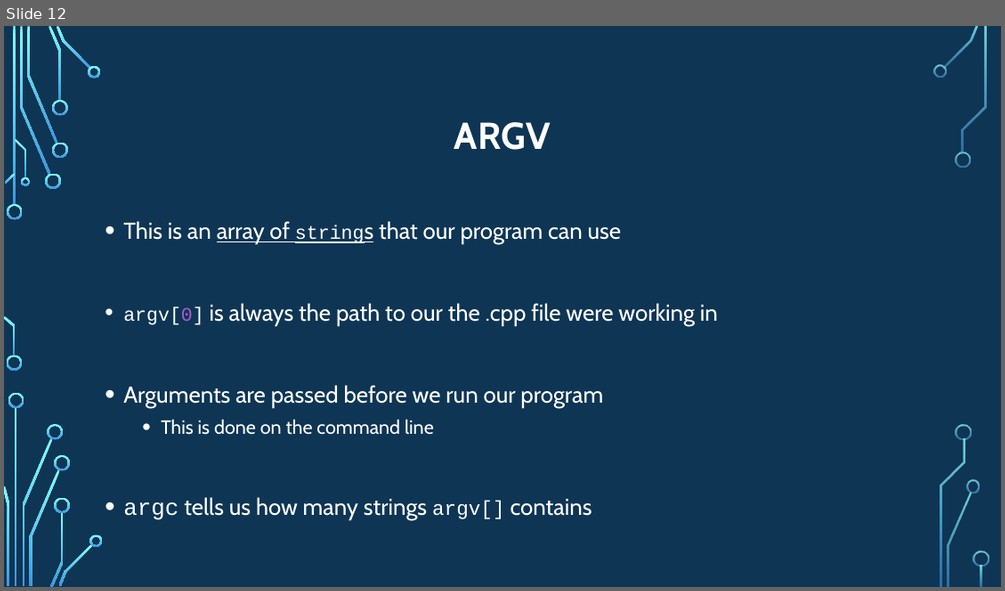
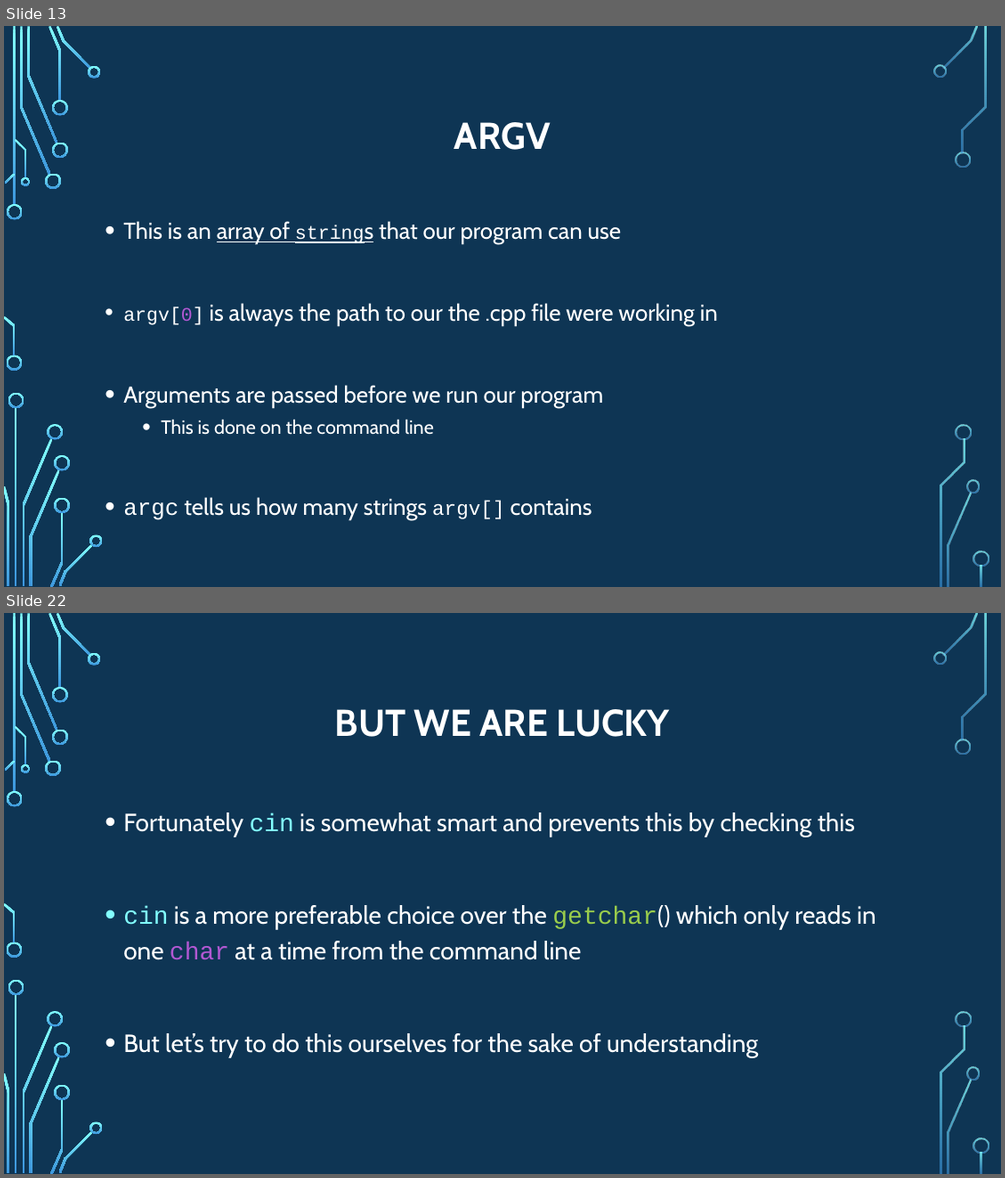
Before and after one commit to psypdt/ZIS_C-_Summer_Course_2019, a slide deck: Day_4/Day_4.pptx. Shown one above the other, each under a label of ours: slide 12 before the commit, slides 13 and 22 after it; the slides between them are not shown. The pictures are 1005x591 and 1005x1178 pixels, drawn with LibreOffice and Linux fonts; fonts in the diff are those of the drawing; background and template pictures are left out. Boxes give left, top, right and bottom in pixels: in the first picture for what was removed or moved away, otherwise in the second. Text is boxed around its words. In the diff, an @@ line names an element or a change of style, - is before the commit and + after.

```diff
--- a/Day_4/Day_4.pptx
+++ b/Day_4/Day_4.pptx
@@ slide 22 added at (4, 613, 1001, 1174), background picture (left out); not listed: 36 template elements that a slide beside it also shows @@
@@ title added at (335, 709, 669, 737), 36 pt, text #FFFFFF, bold @@
+BUT WE ARE LUCKY
@@ text added at (123, 812, 876, 1058), 24 pt, text #FFFFFF @@
+• Fortunately cin is somewhat smart and prevents this by checking this
+• cin is a more preferable choice over the getchar() which only reads in one char at a time from the command line
+• But let’s try to do this ourselves for the sake of understanding
@@ what was slide 12 is now slide 13 @@
```
Also in this commit, not shown: 13 other slides added, 1 slide removed, 2 other files.
